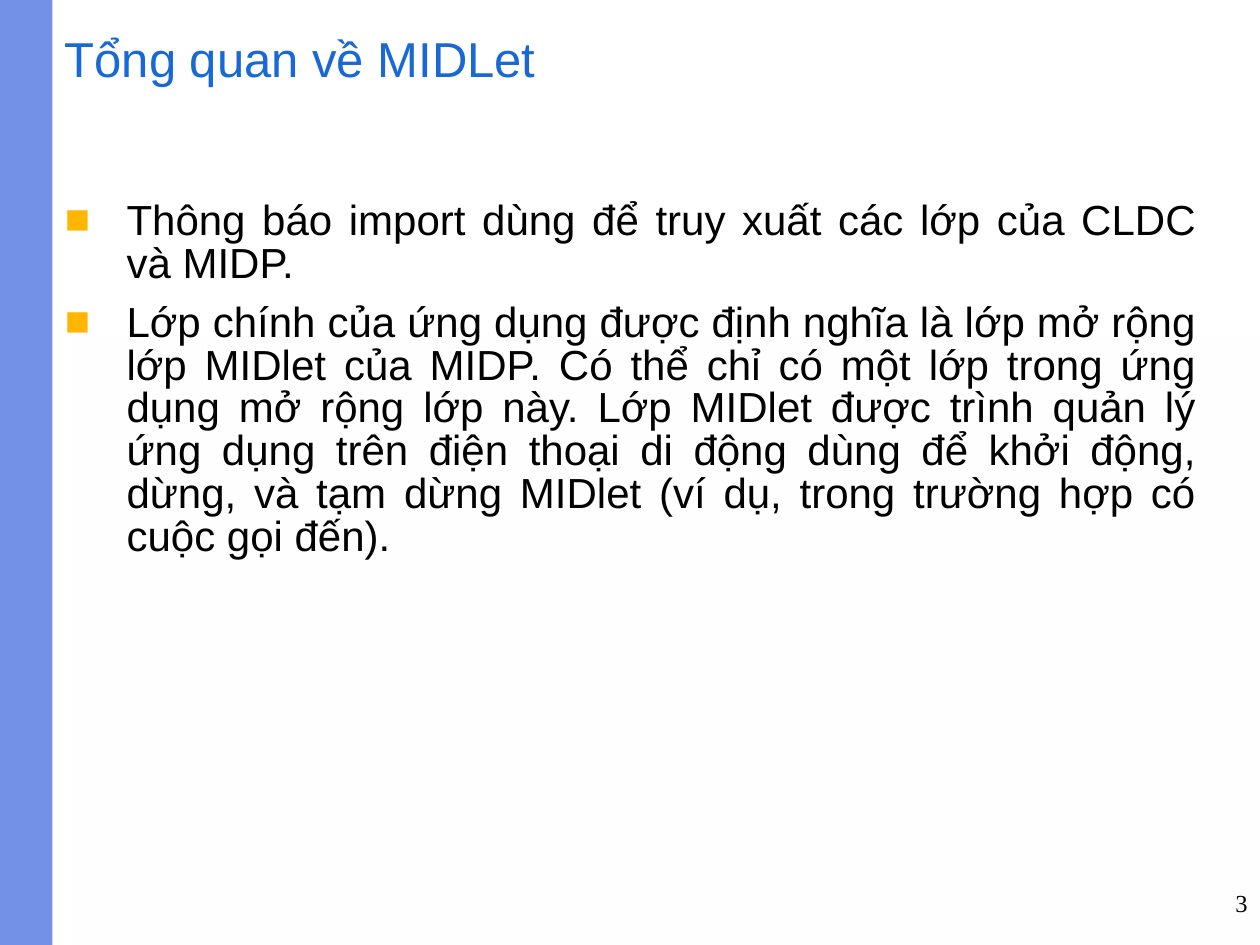
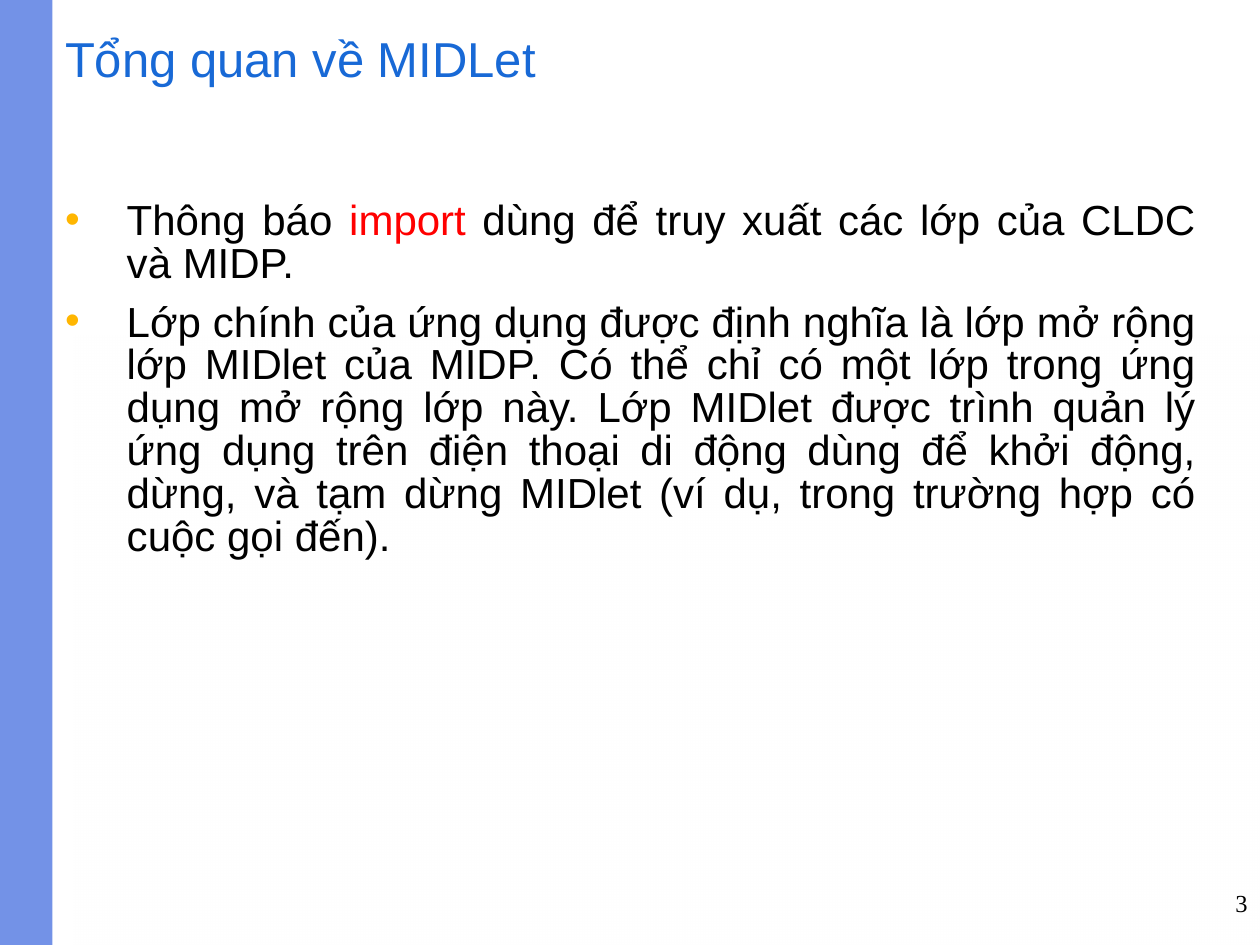
Before and after one commit to Doanlmit/tailieuchuyende08hcb, a slide deck: slide 3 of ChuyenDeLT_HienDai.ThayLoc/J2ME/Slide.J2ME/02-MIDLet.ppt. Drawn at 1260x945 pixels with LibreOffice and Linux fonts; fonts in the diff are those of the drawing; background and template pictures are left out. Boxes give left, top, right and bottom in pixels: in the first picture for what was removed or moved away, otherwise in the second. Text is boxed around its words. In the diff, an @@ line names an element or a change of style, - is before the commit and + after.

```diff
--- a/ChuyenDeLT_HienDai.ThayLoc/J2ME/Slide.J2ME/02-MIDLet.ppt
+++ b/ChuyenDeLT_HienDai.ThayLoc/J2ME/Slide.J2ME/02-MIDLet.ppt
@@ text "Thông báo import dùng để ..." at (x1=127, y1=202, x2=1195, y2=559): text colour #000000 to #FF0000 in "import"; bullet ■ to • @@
@@ rectangle at (x1=73, y1=336, x2=693, y2=945): fill gradient #FFFFFF to #FEFEFE to gradient #FFFFFF @@
```
Also in this commit, not shown: 13 other slides changed, 2 other files.
